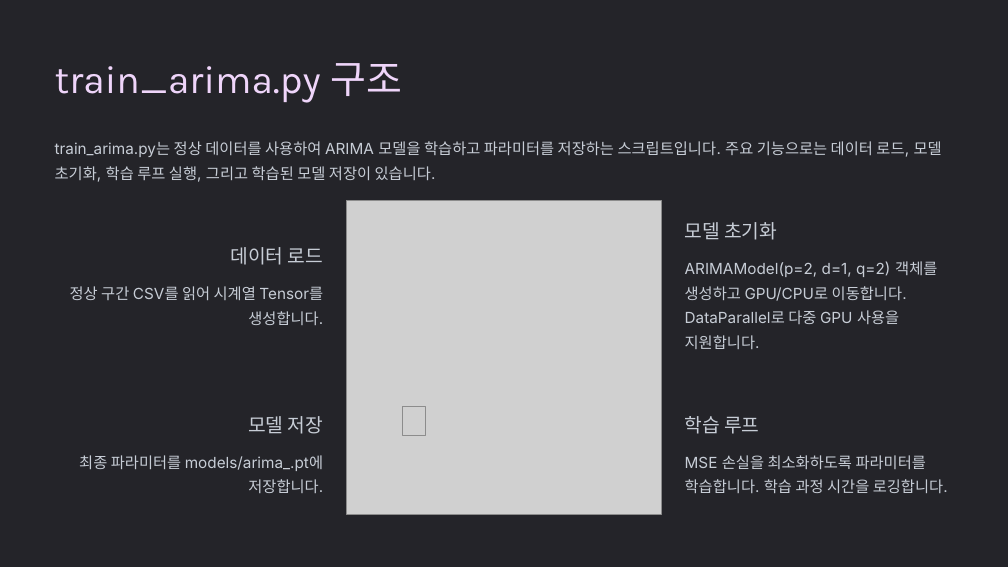
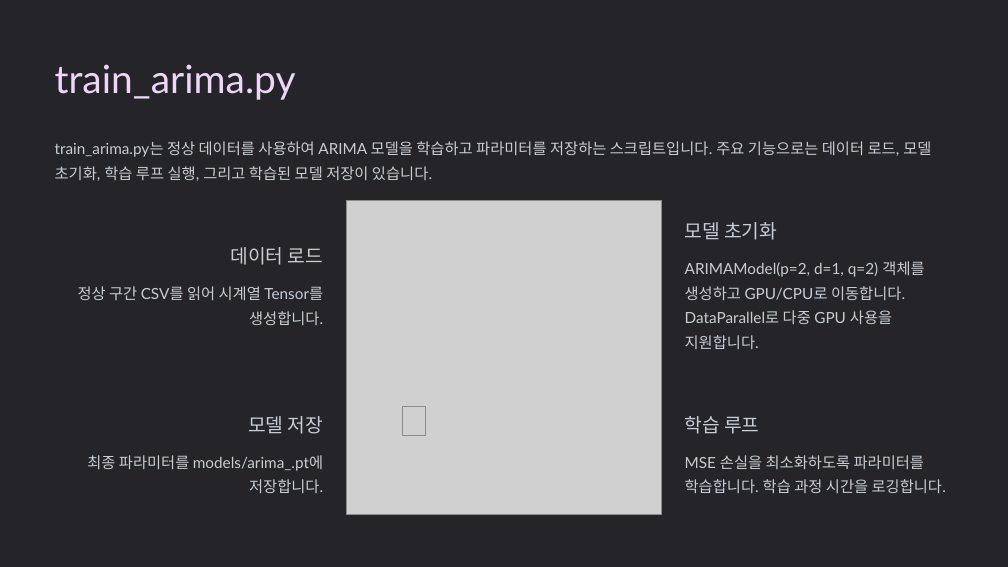
Before and after one commit to dhkeum9886/kmu-deeplearning, a slide deck: slide 7 of 과제/딥러닝특론_8주차과제_K2025029_금동환.pptx. Drawn at 1008x567 pixels with LibreOffice and Linux fonts; fonts in the diff are those of the drawing; grey boxes stand for pictures; background and template pictures are left out. Boxes give left, top, right and bottom in pixels: in the first picture for what was removed or moved away, otherwise in the second. Text is boxed around its words. In the diff, an @@ line names an element or a change of style, - is before the commit and + after.

```diff
--- a/과제/딥러닝특론_8주차과제_K2025029_금동환.pptx
+++ b/과제/딥러닝특론_8주차과제_K2025029_금동환.pptx
@@ text at <box>55,64,296,100</box>: text changed; font Karla to Lato @@
-train_arima.py 구조
+train_arima.py
@@ font Inter to Lato in 5 elements at <box>55,141,931,181</box>, <box>78,286,323,325</box>, <box>685,261,924,349</box>, <box>685,455,946,493</box>, <box>87,455,323,493</box> @@
```
Also in this commit, not shown: 9 other slides changed, 1 slide added.
